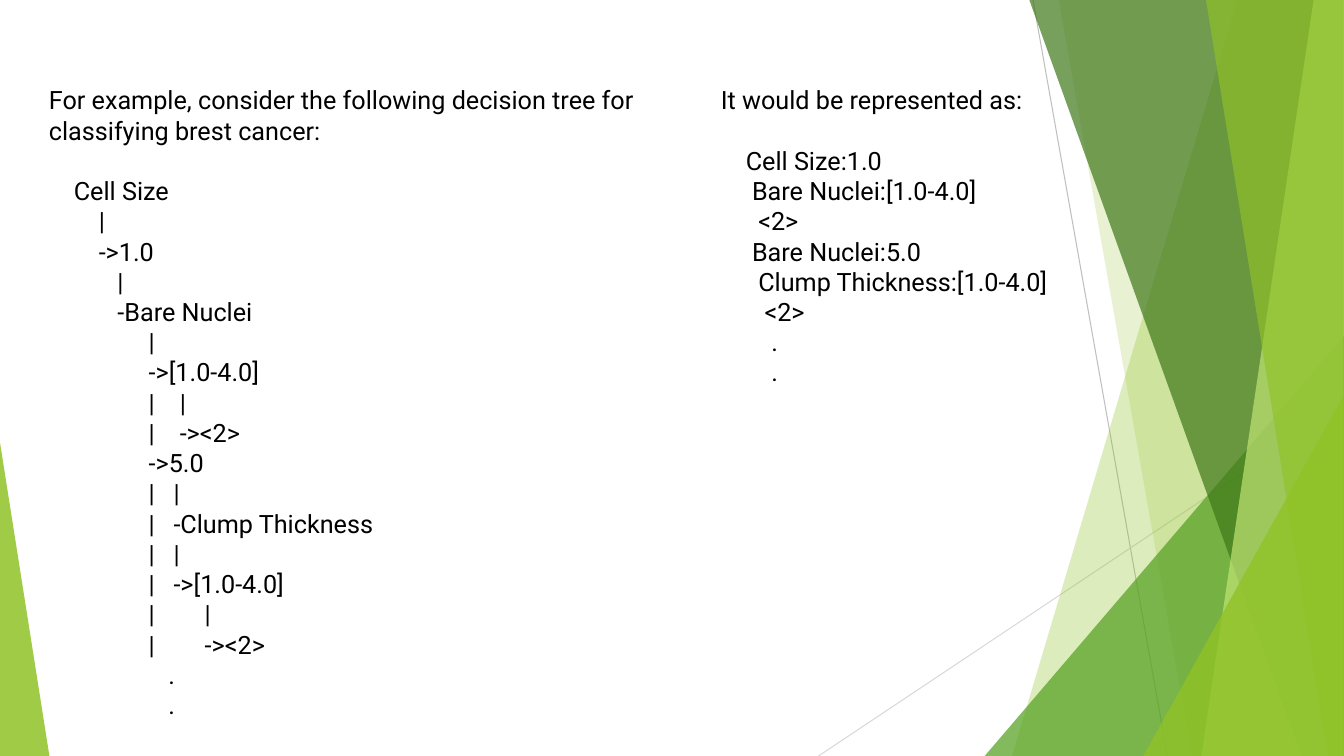
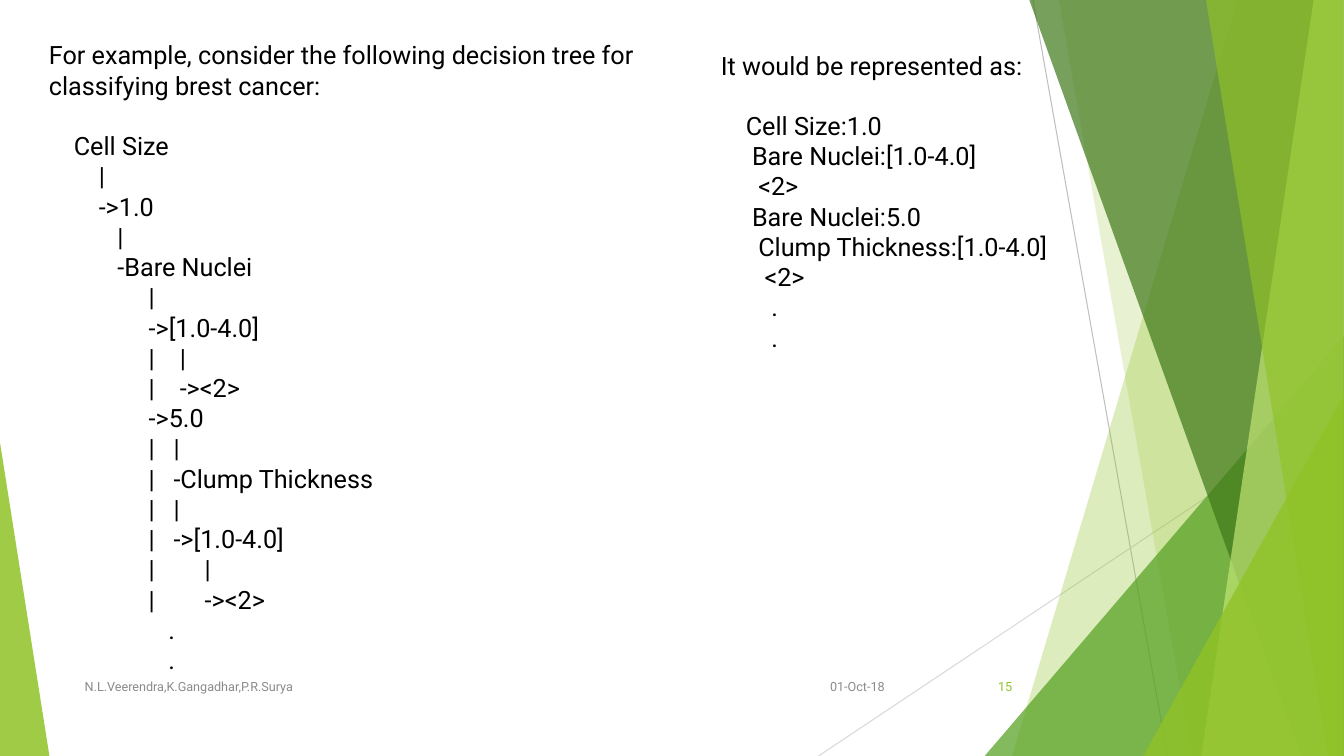
Before and after one commit to LakshmanNanisetti/MiniProject, a slide deck: slide 15 of Presentation/An Improved ID3 algorithm for clinical data Classification review 2.pptx. Drawn at 1344x756 pixels with LibreOffice and Linux fonts; fonts in the diff are those of the drawing. Boxes give left, top, right and bottom in pixels: in the first picture for what was removed or moved away, otherwise in the second. Text is boxed around its words. In the diff, an @@ line names an element or a change of style, - is before the commit and + after.

```diff
--- a/Presentation/An Improved ID3 algorithm for clinical data Classification review 2.pptx
+++ b/Presentation/An Improved ID3 algorithm for clinical data Classification review 2.pptx
@@ text "For example, consider the following ...": place and size @@
-text "For example, consider the following ..." at (49, 90, 634, 654)
+text "For example, consider the following ..." at (49, 45, 634, 609)
@@ text "It would be represented as:": place and size @@
-text "It would be represented as:" at (721, 90, 1047, 321)
+text "It would be represented as:" at (721, 56, 1047, 286)
@@ text added at (85, 681, 293, 694), 9 pt, text #8C8C8C @@
+N.L.Veerendra,K.Gangadhar,P.R.Surya
@@ text added at (830, 682, 885, 691), 9 pt, text #8C8C8C @@
+01-Oct-18
@@ page number added at (998, 682, 1012, 691), 9 pt, text #90C226 @@
+15
```
Also in this commit, not shown: 14 other slides changed, 1 other file.
